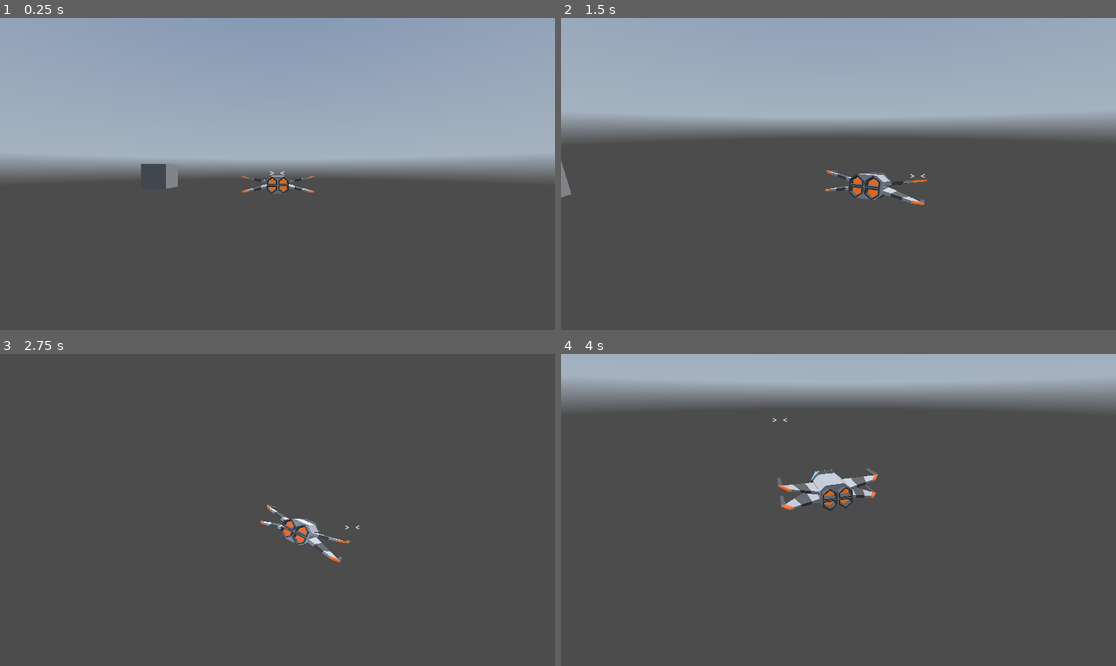
Above: before the commit, frames 1-4 (two rows, left to right).
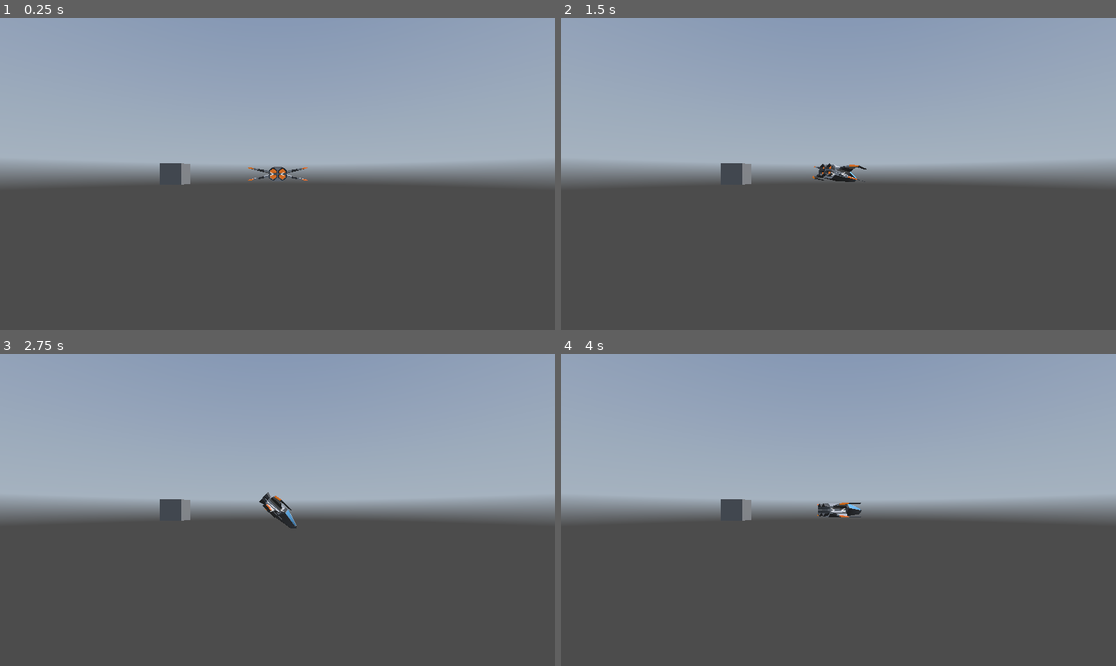
Above: after the commit, the same moments.

Repository: matousposp08/SpaceGame
Game: Godot game, scene res://scenes/root.tscn
The game is run twice, just before and just after one commit, with the same random seed, the same clock (stepped at 60 frames per second) and the same inputs. A sky picture missing from this copy of the repository is replaced by a grey-blue gradient.
Inputs:
- Up to frame 1 (0.25 s): no input
- Up to frame 2 (1.5 s): hold Right (ui_right) 0.53-1.28 s; hold Down (ui_down) from 1.28 s (still down)
- Up to frame 3 (2.75 s): release Down (ui_down) at 2.03 s; hold Right (ui_right) from 2.03 s (still down)
- Up to frame 4 (4 s): release Right (ui_right) at 2.78 s; hold Up (ui_up) 2.78-3.53 s; hold Left (ui_left) from 3.53 s (still down)

The runs differ from the first frame. In frame 1, 2.8% of the frame differs, in the area x 24-76%, y 46-57%; in frame 2, 20%; in frame 3, 53%, in the area x 0-100%, y 0-67%; in frame 4, 44%.
Error after the commit: Invalid access to property or key 'global_position' on a base object of type 'Nil'. (res://scripts/reticle.gd:14)

Commit message:
laser: created projectile

Diff:
--- /dev/null
+++ b/Dogfights/scenes/laser.tscn
@@ -0,0 +1,21 @@
+[gd_scene load_steps=4 format=3 uid="uid://byyc1wjxvl8jd"]
+
+[ext_resource type="Script" path="res://scripts/laser.gd" id="1_haix8"]
+
+[sub_resource type="BoxMesh" id="BoxMesh_gbsmh"]
+
+[sub_resource type="BoxShape3D" id="BoxShape3D_ohbds"]
+
+[node name="laser" type="Node3D"]
+script = ExtResource("1_haix8")
+
+[node name="Area3D" type="Area3D" parent="."]
+
+[node name="MeshInstance3D" type="MeshInstance3D" parent="Area3D"]
+transform = Transform3D(0.2, 0, 0, 0, 0.2, 0, 0, 0, 2, 0, 0, 0)
+mesh = SubResource("BoxMesh_gbsmh")
+skeleton = NodePath("../..")
+
+[node name="CollisionShape3D" type="CollisionShape3D" parent="Area3D"]
+transform = Transform3D(0.2, 0, 0, 0, 0.2, 0, 0, 0, 2, 0, 0, 0)
+shape = SubResource("BoxShape3D_ohbds")
--- a/Dogfights/scenes/player_move_plane.tscn
+++ b/Dogfights/scenes/player_move_plane.tscn
@@ -4,9 +4,8 @@
 [ext_resource type="Script" path="res://scripts/player_flight_controller.gd" id="2_yy657"]
 [ext_resource type="PackedScene" uid="uid://cvpkbofikuto7" path="res://plane.tscn" id="3_ghag0"]
 
-[node name="PlayerMovePlane" type="Node3D" node_paths=PackedStringArray("target")]
+[node name="PlayerMovePlane" type="Node3D"]
 script = ExtResource("1_64qxn")
-target = NodePath("")
 speed = 2.0
 
 [node name="Player" type="Node3D" parent="."]
--- a/Dogfights/scenes/root.tscn
+++ b/Dogfights/scenes/root.tscn
@@ -1,9 +1,7 @@
-[gd_scene load_steps=10 format=3 uid="uid://de538c62welpc"]
+[gd_scene load_steps=8 format=3 uid="uid://de538c62welpc"]
 
 [ext_resource type="Texture2D" uid="uid://gqdtxl4r2dox" path="res://textures/SolAsteroidBeltHDRI.png" id="1_31hwd"]
-[ext_resource type="Script" path="res://scripts/move_along_object_forward.gd" id="2_uqyup"]
-[ext_resource type="Script" path="res://scripts/player_flight_controller.gd" id="3_m6gvb"]
-[ext_resource type="PackedScene" uid="uid://cvpkbofikuto7" path="res://plane.tscn" id="4_t81cj"]
+[ext_resource type="PackedScene" uid="uid://ceghakcn3j0oh" path="res://scenes/player_move_plane.tscn" id="2_twbn6"]
 [ext_resource type="Script" path="res://scripts/smooth_follow.gd" id="5_b133x"]
 [ext_resource type="Script" path="res://scripts/reticle.gd" id="6_pof7r"]
 
@@ -30,23 +28,11 @@
 [node name="WorldEnvironment" type="WorldEnvironment" parent="Scenery"]
 environment = SubResource("Environment_x4t8m")
 
-[node name="PlayerMovePlane" type="Node3D" parent="." node_paths=PackedStringArray("target")]
-script = ExtResource("2_uqyup")
-target = NodePath("Player")
-speed = 2.0
+[node name="PlayerMovePlane" parent="." instance=ExtResource("2_twbn6")]
 
-[node name="Player" type="Node3D" parent="PlayerMovePlane"]
-script = ExtResource("3_m6gvb")
-
-[node name="AimAt" type="Node3D" parent="PlayerMovePlane/Player"]
-transform = Transform3D(1, 0, 0, 0, 1, 0, 0, 0, 1, 0, 0, 10)
-
-[node name="plane" parent="PlayerMovePlane/Player" instance=ExtResource("4_t81cj")]
-
-[node name="PlayerFollower" type="Node3D" parent="." node_paths=PackedStringArray("target")]
+[node name="PlayerFollower" type="Node3D" parent="."]
 transform = Transform3D(1, 0, 0, 0, 1, 0, 0, 0, 1, 0, 0, -5)
 script = ExtResource("5_b133x")
-target = NodePath("../PlayerMovePlane")
 distance = 2.0
 height = 0.75
 rotation_damping = 3.25
@@ -56,7 +42,7 @@
 
 [node name="HUD" type="CanvasLayer" parent="."]
 
-[node name="Reticle" type="Control" parent="HUD" node_paths=PackedStringArray("aim_at_object")]
+[node name="Reticle" type="Control" parent="HUD"]
 layout_mode = 3
 anchors_preset = 8
 anchor_left = 0.5
@@ -66,7 +52,6 @@
 grow_horizontal = 2
 grow_vertical = 2
 script = ExtResource("6_pof7r")
-aim_at_object = NodePath("../../PlayerMovePlane/Player/AimAt")
 
 [node name="Label" type="Label" parent="HUD/Reticle"]
 layout_mode = 1
--- /dev/null
+++ b/Dogfights/scripts/laser.gd
@@ -0,0 +1,11 @@
+extends Node3D
+
+
+# Called when the node enters the scene tree for the first time.
+func _ready():
+	pass # Replace with function body.
+
+
+# Called every frame. 'delta' is the elapsed time since the previous frame.
+func _process(delta):
+	pass
--- a/Dogfights/scripts/player_flight_controller.gd
+++ b/Dogfights/scripts/player_flight_controller.gd
@@ -43,6 +43,7 @@
 
 
 
+
 func _rotation_look(horizontal:float, vertical:float, delta:float):
 	var aim_rot:Vector3 = _movement_plane.basis.get_euler()
 	aim_rot.z = 0
